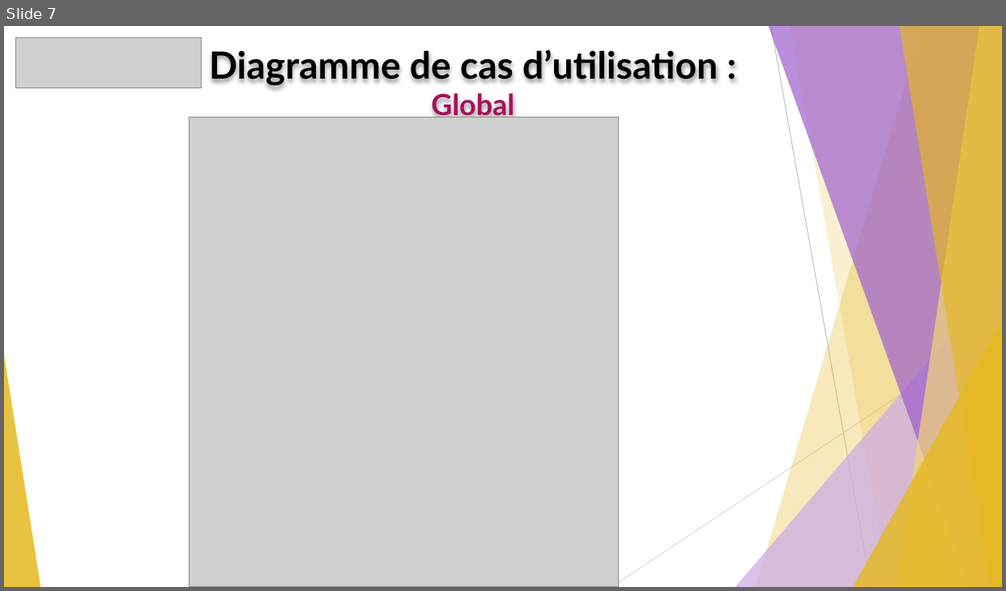
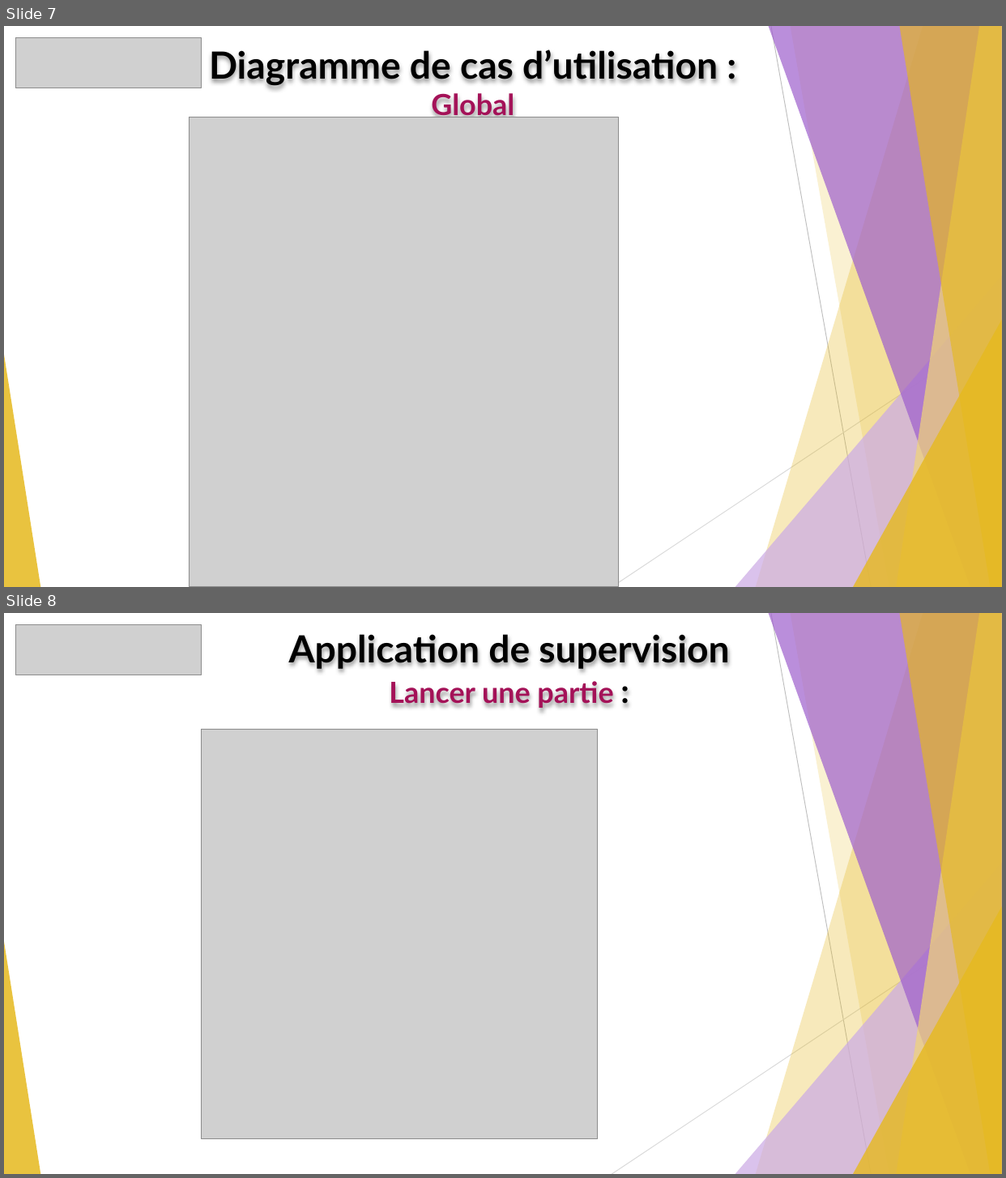
Before and after one commit to GuiguiMvn/Systeme-Escape-Game-Telethon, a slide deck: Nathan/Compte-rendus/REVUE-R2-GUIGAND-SFL6.pptx. Shown one above the other, each under a label of ours: slide 7 before the commit, slides 7 and 8 after it. The pictures are 1006x591 and 1006x1178 pixels, drawn with LibreOffice and Linux fonts; fonts in the diff are those of the drawing; grey boxes stand for pictures. Boxes give left, top, right and bottom in pixels: in the first picture for what was removed or moved away, otherwise in the second. Text is boxed around its words. In the diff, an @@ line names an element or a change of style, - is before the commit and + after.

Commit message:
Maj de l'ébauche de l'application de supervision. Maj du modèle relationnel et intégration dans le diaporama de revue 2.

```diff
--- a/Nathan/Compte-rendus/REVUE-R2-GUIGAND-SFL6.pptx
+++ b/Nathan/Compte-rendus/REVUE-R2-GUIGAND-SFL6.pptx
@@ slide 8 added at <box>4,613,1002,1174</box>, background #FFFFFF; not listed: 10 template elements that a slide beside it also shows @@
@@ picture added at <box>16,625,202,675</box> @@
@@ text added at <box>289,634,729,708</box>, 36 pt, text #000000, bold @@
+Application de supervision Lancer une partie :
@@ picture added at <box>202,729,598,1140</box> @@
```
Also in this commit, not shown: 5 other slides added, 1 slide removed, 2 other files.
